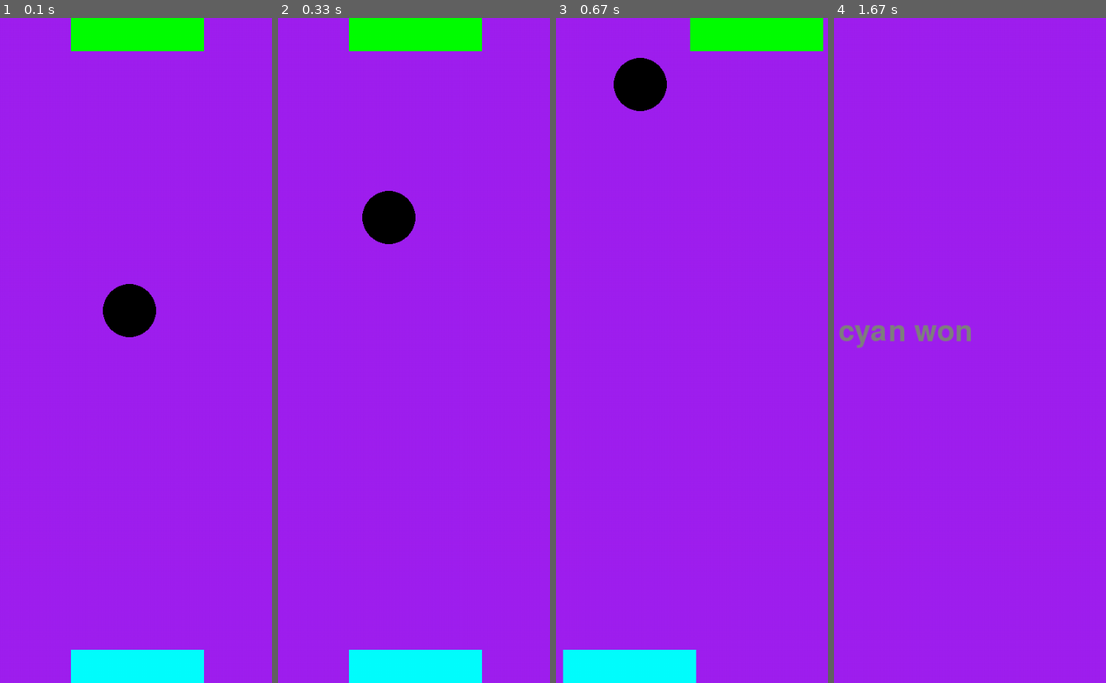
Above: before the commit, frames 1-4 (left to right).
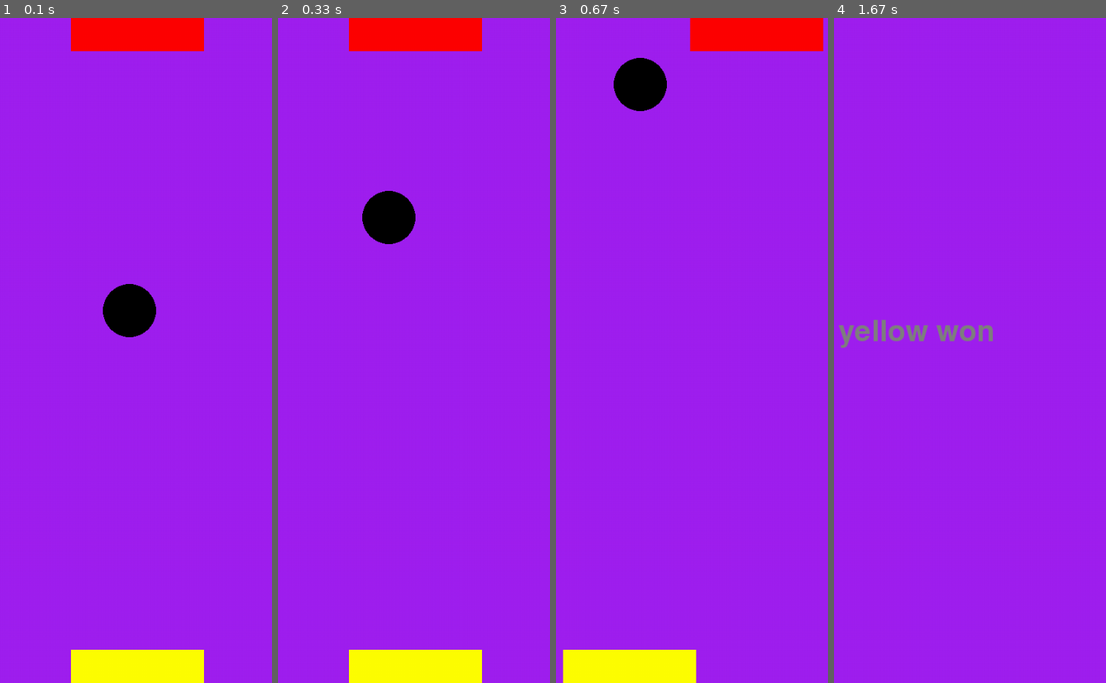
Above: after the commit, the same moments.

Repository: coolant9/computer_program
Game: pygame game, started from pygame/lesson2.py
Same seed, same stepped clock (60 frames per second), same inputs: the game is played once before the commit and once after it.
Inputs:
- Up to frame 1 (0.1 s): no input
- Up to frame 2 (0.33 s): no input
- Up to frame 3 (0.67 s): hold J from 0.33 s (still down); hold D from 0.33 s (still down)
- Up to frame 4 (1.67 s): release J at 0.8 s; release D at 0.8 s

The runs differ from the first frame. In frame 1, 4.9% of the frame differs, in the area x 26-75%, y 0-100%; in frame 2, 4.9%; in frame 3, 4.9%, in the area x 2-99%, y 0-100%; in frame 4, 0.8%.

Commit message:
refactored more

Diff:
--- a/pygame/lesson2.py
+++ b/pygame/lesson2.py
@@ -11,6 +11,7 @@
 dx =  -1
 radius = 40
 cyan_win = -100
+green_win = 1100
 
 screen_width = 1000
 screen_height = 1000
@@ -22,6 +23,9 @@
 rectangle1_width = 200
 rectangle2_width = 200
 rectangle_height = 50
+
+top_rect_color = 'red'
+bottom_rect_color = 'yellow'
 
 
 def reset(screen):
@@ -46,7 +50,7 @@
 
 def is_hitting(rectangle, ball):
     center = rectangle.x + rectangle.width/2
-    return abs(center - ball.x) <= 100
+    return  abs(center - ball.x) <= 100+radius
 
 # pygame setup
 pygame.init()
@@ -71,41 +75,39 @@
     pygame.draw.circle(screen, ball_color, ball_pos , radius)
 
 
-    rectangle1 = pygame.Rect(rectangle1_left, 0, rectangle1_width, rectangle_height)
-    rectangle2 = pygame.Rect(rectangle2_left, screen_height - rectangle_height, rectangle2_width, rectangle_height)
+    top_rect = pygame.Rect(rectangle1_left, 0, rectangle1_width, rectangle_height)
+    bottom_rect = pygame.Rect(rectangle2_left, screen_height - rectangle_height, rectangle2_width, rectangle_height)
 
 
-    if ball_pos.y == rectangle1.bottom and is_hitting(rectangle1, ball_pos):
-        center = rectangle1.x + rectangle1.width/2
+    if ball_pos.y == top_rect.bottom and is_hitting(top_rect, ball_pos):
+        center = top_rect.x + top_rect.width/2
         dy = 1
         if ball_pos.x > center:
             dx = 1
-        else:
-            dx = -1
-    if ball_pos.y == rectangle2.top and is_hitting(rectangle2, ball_pos):
+
+    if ball_pos.y == bottom_rect.top and is_hitting(bottom_rect, ball_pos):
         dy = -1
-        center = rectangle2.x + rectangle2.width/2
+        center = bottom_rect.x + bottom_rect.width/2
         if ball_pos.x > center:
             dx=1
-        else:
-            dx = -1
+
     if ball_pos.x == radius:
         dx = 1
     if ball_pos.x == screen_width - radius:
         dx = -1
 
-    pygame.draw.rect(screen, 'green', rectangle1)
-    pygame.draw.rect(screen, 'cyan', rectangle2)
+    pygame.draw.rect(screen, top_rect_color, top_rect)
+    pygame.draw.rect(screen, bottom_rect_color, bottom_rect)
 
     keys = pygame.key.get_pressed()
 
-    if keys[pygame.K_a] and rectangle1.x > 0:
+    if keys[pygame.K_a] and top_rect.x > 0:
         rectangle1_left -= 300 * dt
-    if keys[pygame.K_d] and rectangle1.x < screen_width - rectangle1.width:
+    if keys[pygame.K_d] and top_rect.x < screen_width - top_rect.width:
         rectangle1_left += 300 * dt
-    if keys[pygame.K_j] and rectangle2.x > 0:
+    if keys[pygame.K_j] and bottom_rect.x > 0:
         rectangle2_left -= 300 * dt
-    if keys[pygame.K_l] and rectangle2.x < screen_width - rectangle2.width:
+    if keys[pygame.K_l] and bottom_rect.x < screen_width - bottom_rect.width:
         rectangle2_left += 300 * dt
     out_of_bounds = ball_pos.y > screen_width or ball_pos.y < 0
     if keys[pygame.K_r] and out_of_bounds:
@@ -114,10 +116,10 @@
         running = False
 
 
-    if ball_pos.y <= -100:
-        draw_text(screen, screen.get_width()/2-200, screen.get_height()/2-50, 'cyan won')
-    if ball_pos.y >= 1100:
-        draw_text(screen, screen.get_width()/2-200, screen.get_height()/2-50, 'green won')
+    if ball_pos.y <= -1*radius:
+        draw_text(screen, screen.get_width()/2-200, screen.get_height()/2-50, f'{bottom_rect_color} won')
+    if ball_pos.y >= screen_height+radius:
+        draw_text(screen, screen.get_width()/2-200, screen.get_height()/2-50, f'{top_rect_color} won')
 
 
 
